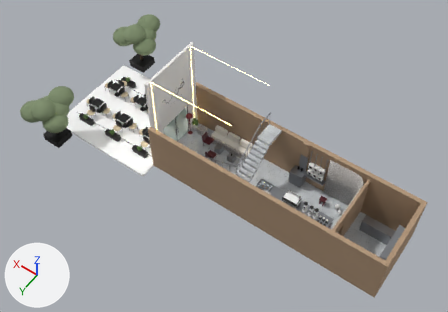
The glTF model brand/3d/cafe-3d-ground.glb: old version first, new version second.
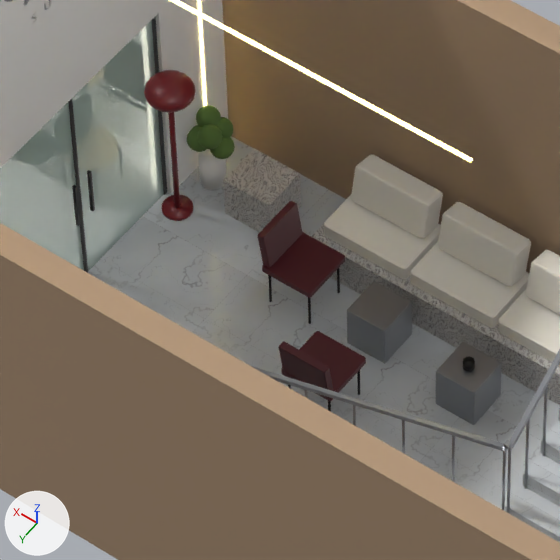
The first picture shows the older version from a 50 mm camera at (-2.07, 20.06, 29.6) aimed at (10.27, 2.79, 2.45). The close-ups show the older and then the newer version on the part from 37% to 55% of the width and 33% to 58% of the height of that picture. Only the edits that show in the close-ups are written down. The axes (+X, +Y, +Z) are drawn at lower left. The lights are the same throughout. Where no turn or scale is listed for an object, it has been applied to the vertices.

Names of what the first close-up shows: 'back', 'back.001', 'cush.001', 'cush.002', 'door_glass', 'floor_marble', 'fw_left', 'fw_top', 'lamp_base', 'lamp_cap', 'lamp_pole', 'pillow.001', 'pillow.002', 'plat', 'seat', 'seat.001', 'side_t', 'wall_side_b', 'wall_side_t' and 35 more.
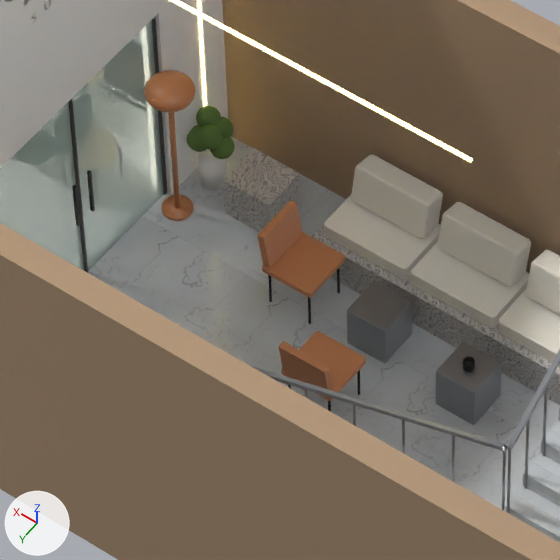
The change, as a list of edits to the scene's bpy script:
```text
Add mat_مصباح_كورال:
    mat_مصباح_كورال = principled_material('مصباح كورال')
    mat_مصباح_كورال.base_color = (0.61, 0.246, 0.102)  # orange #cd885a
    mat_مصباح_كورال.roughness = 0.35
Add mat_بلاستيك_كورال_مطفي:
    mat_بلاستيك_كورال_مطفي = principled_material('بلاستيك كورال مطفي')
    mat_بلاستيك_كورال_مطفي.base_color = (0.61, 0.246, 0.102)  # orange #cd885a
    mat_بلاستيك_كورال_مطفي.roughness = 0.55
Change me_lamp_base:
    where me_lamp_base.from_pydata(...)  # 48 vertices, 92 faces; spans x -0.14..0.14, y -0.14..0.14, z -0.015..0.015
    remove me_lamp_base.materials.append(mat_مصباح_عنابي)  # dark red #7a1e26
    add me_lamp_base.materials.append(mat_مصباح_كورال)  # orange #cd885a
Change me_lamp_cap:
    where me_lamp_cap.from_pydata(...)  # 222 vertices, 440 faces; spans x -0.22..0.22, y -0.22..0.22, z -0.121..0.121
    remove me_lamp_cap.materials.append(mat_مصباح_عنابي)  # dark red #7a1e26
    add me_lamp_cap.materials.append(mat_مصباح_كورال)  # orange #cd885a
Change me_lamp_pole:
    where me_lamp_pole.from_pydata(...)  # 24 vertices, 44 faces; spans x -0.03..0.03, y -0.03..0.03, z -0.77..0.77
    remove me_lamp_pole.materials.append(mat_مصباح_عنابي)  # dark red #7a1e26
    add me_lamp_pole.materials.append(mat_مصباح_كورال)  # orange #cd885a
Change me_back:
    where me_back.from_pydata(...)  # 152 vertices, 300 faces; spans x -0.24..0.24, y -0.06..0.06, z -0.193..0.193
    remove me_back.materials.append(mat_بلاستيك_عنابي_مطفي)  # dark red #52131e
    add me_back.materials.append(mat_بلاستيك_كورال_مطفي)  # orange #cd885a
Change me_seat:
    where me_seat.from_pydata(...)  # 152 vertices, 300 faces; spans x -0.26..0.26, y -0.26..0.26, z -0.03..0.03
    remove me_seat.materials.append(mat_بلاستيك_عنابي_مطفي)  # dark red #52131e
    add me_seat.materials.append(mat_بلاستيك_كورال_مطفي)  # orange #cd885a
Change me_back_001:
    where me_back_001.from_pydata(...)  # 152 vertices, 300 faces; spans x -0.06..0.06, y -0.24..0.24, z -0.193..0.193
    remove me_back_001.materials.append(mat_بلاستيك_عنابي_مطفي)  # dark red #52131e
    add me_back_001.materials.append(mat_بلاستيك_كورال_مطفي)  # orange #cd885a
Change me_seat_001:
    where me_seat_001.from_pydata(...)  # 152 vertices, 300 faces; spans x -0.26..0.26, y -0.26..0.26, z -0.03..0.03
    remove me_seat_001.materials.append(mat_بلاستيك_عنابي_مطفي)  # dark red #52131e
    add me_seat_001.materials.append(mat_بلاستيك_كورال_مطفي)  # orange #cd885a
```

Pixel boxes (x1, y1, x2, y2) of what changed, in the close-ups (560 x 560 px):
'seat.001', recoloured (dark red to orange): (262, 232, 345, 298) in both
'seat', recoloured (dark red to orange): (281, 331, 366, 401) in both
'lamp_cap', recoloured (dark red to orange): (144, 70, 196, 113) in both
'back.001', recoloured (dark red to orange): (258, 201, 302, 268) in both
'back', recoloured (dark red to orange): (278, 341, 333, 391) in both
'lamp_base', recoloured (dark red to orange): (162, 194, 193, 221) in both
'lamp_pole', recoloured (dark red to orange): (168, 112, 180, 209) in both
